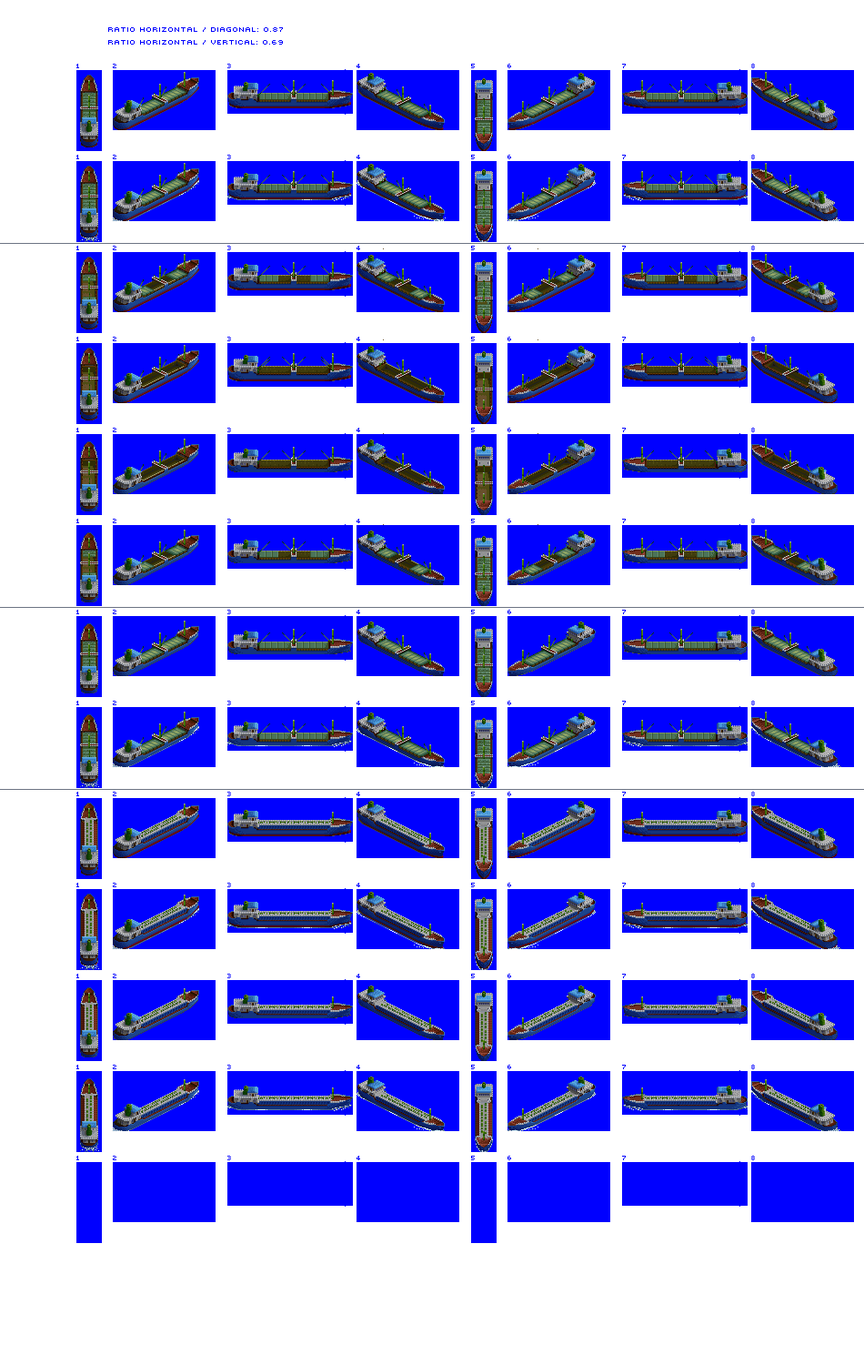
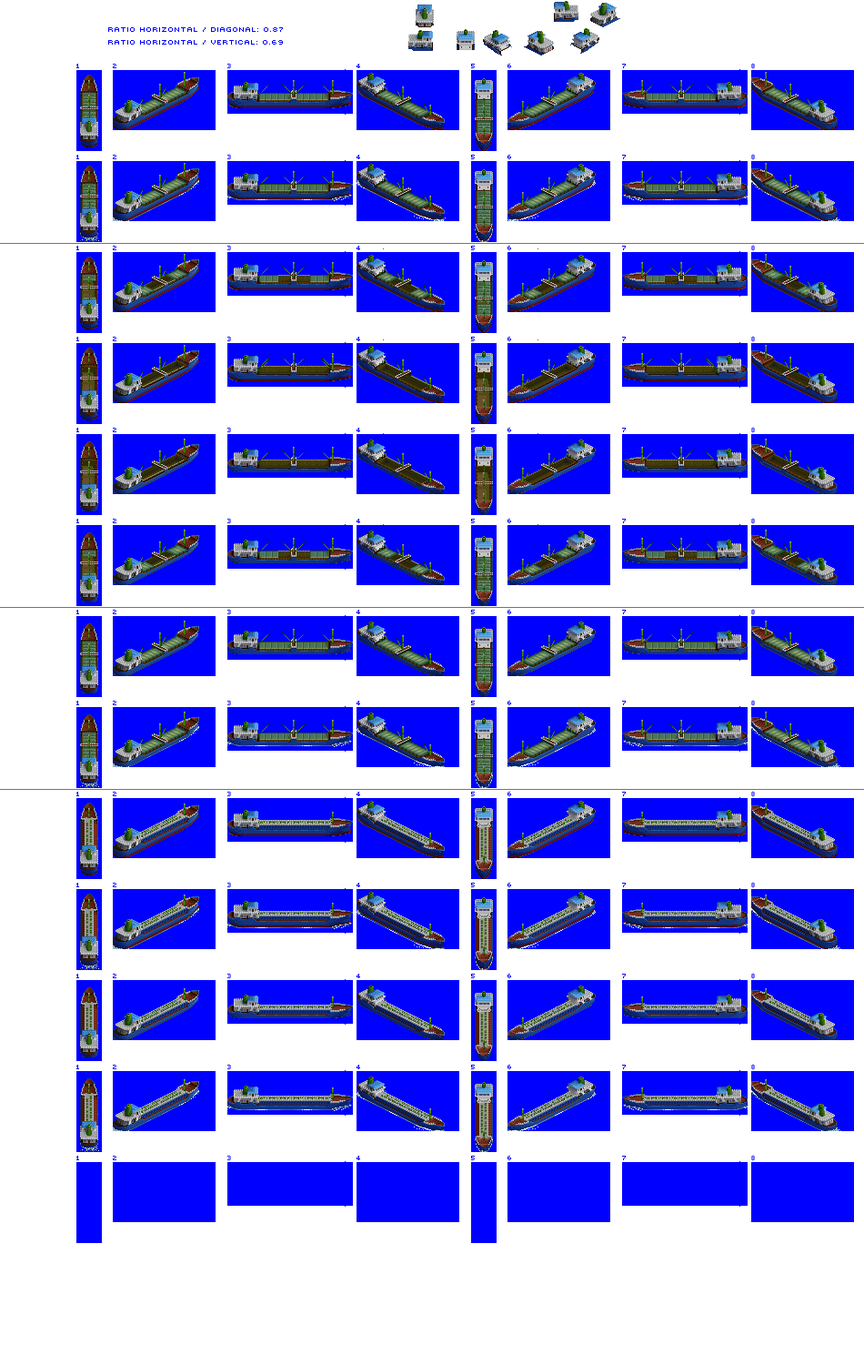
Comparing the layer stacks of the two 864 × 1365 images. Changes:
added layer "Layer 1" above "Hatches Overlay" over [80, 0, 838, 1143]
painted on "Hatches Overlay" over [259, 92, 717, 740]
